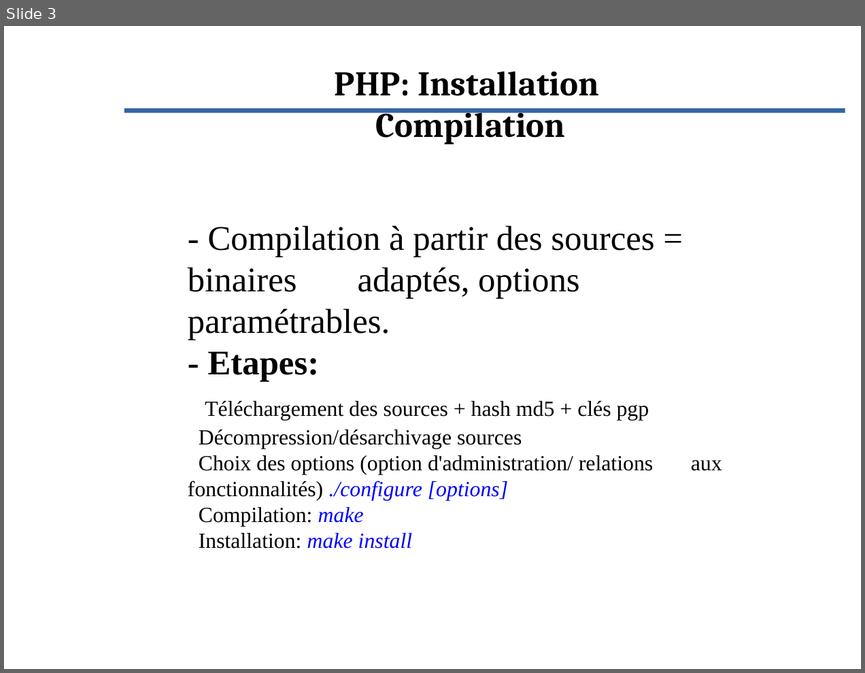
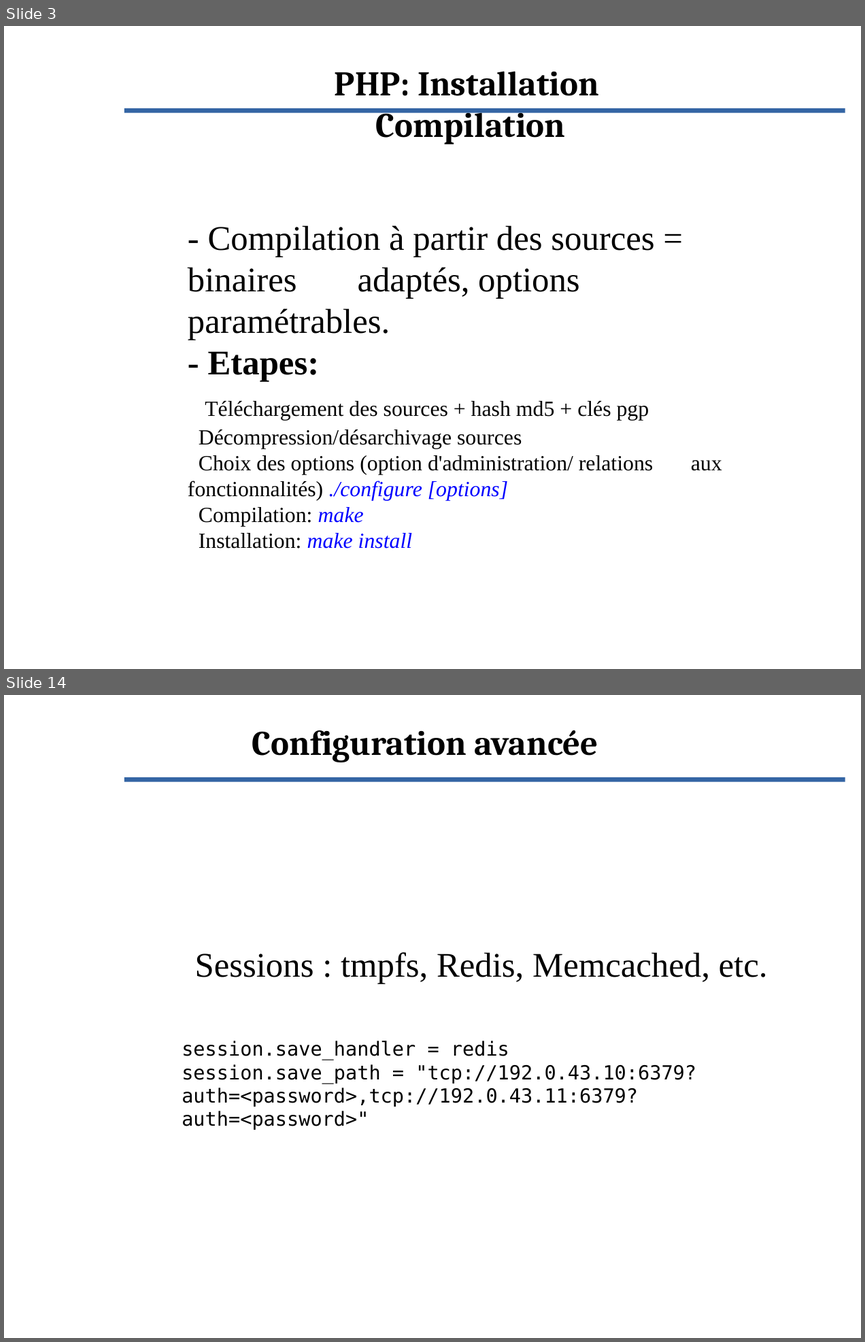
Before and after one commit to Evolix/evoformations, a slide deck: slides/php.odp. Shown one above the other, each under a label of ours: slide 3 before the commit, slides 3 and 14 after it; the slides between them are not shown. The pictures are 865x673 and 865x1342 pixels, drawn with LibreOffice and Linux fonts; fonts in the diff are those of the drawing; background and template pictures are left out. Boxes give left, top, right and bottom in pixels: in the first picture for what was removed or moved away, otherwise in the second. Text is boxed around its words. In the diff, an @@ line names an element or a change of style, - is before the commit and + after.

```diff
--- a/slides/php.odp
+++ b/slides/php.odp
@@ slide 14 added at (4, 695, 861, 1338), background picture (left out); not listed: 1 template element that a slide beside it also shows @@
@@ title added at (252, 730, 598, 762), 32 pt, text #000000, bold @@
+Configuration avancée
@@ subtitle added at (195, 952, 768, 984), 32 pt, text #000000 @@
+Sessions : tmpfs, Redis, Memcached, etc.
@@ text added at (181, 1040, 696, 1130), 18 pt, text #000000 @@
+session.save_handler = redis
+session.save_path = "tcp://192.0.43.10:6379?auth=<password>,tcp://192.0.43.11:6379?auth=<password>"
```
Also in this commit, not shown: 11 slides changed, 2 other slides added, 2 other files.
